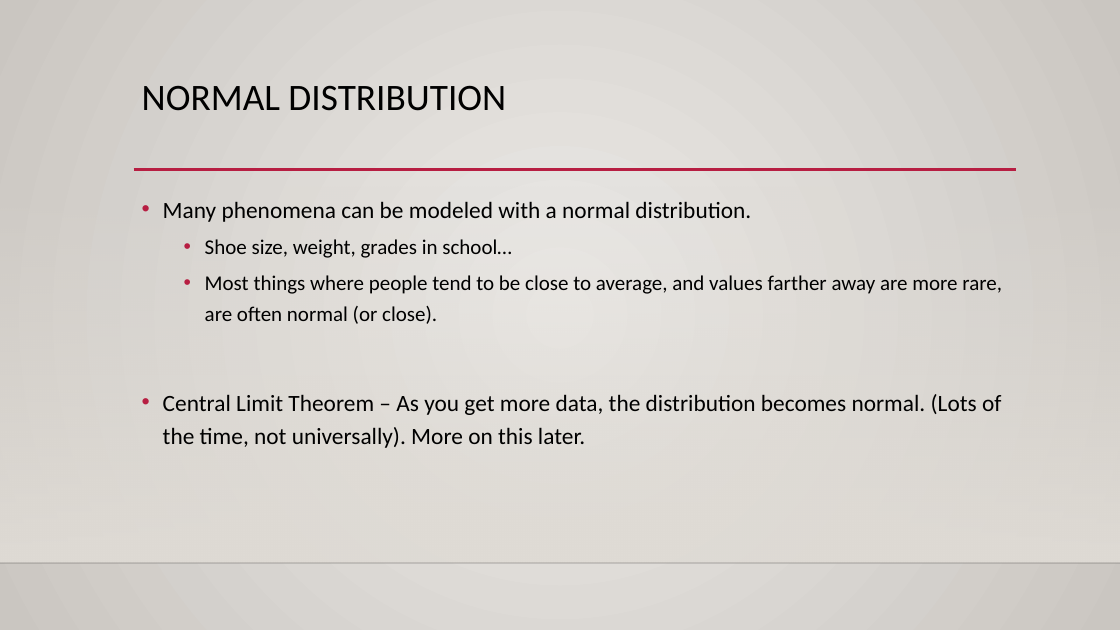
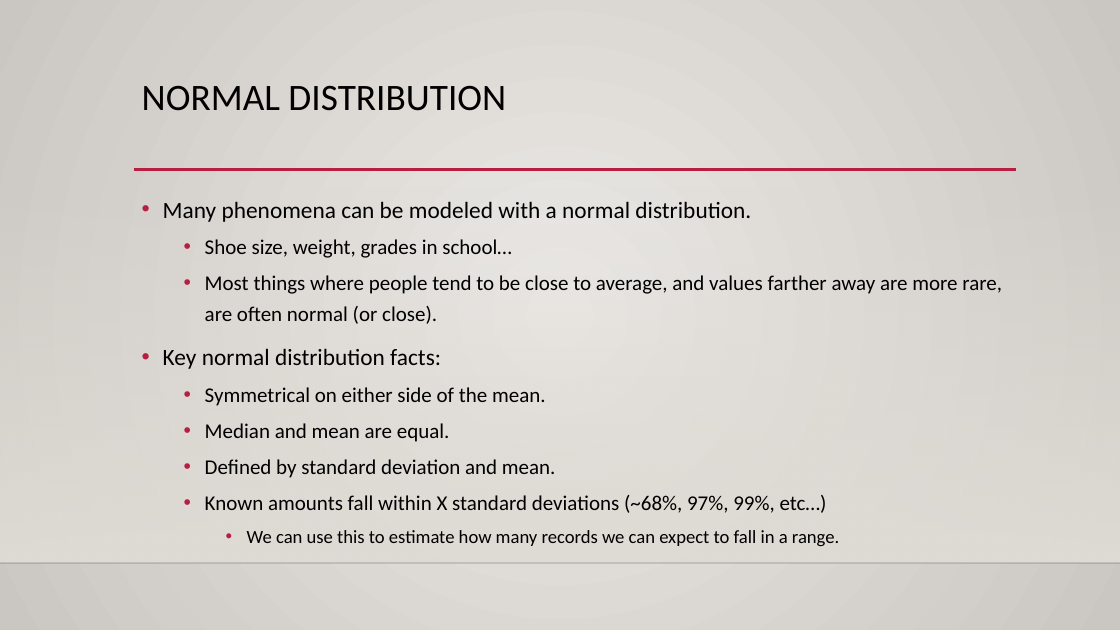
Before and after one commit to AkeemSemper/Basic_Stats_in_Python_Student_Workbooks, a slide deck: slide 6 of reference_material/slides/008_Analytical_Distributions.pptx. Drawn at 1120x630 pixels with LibreOffice and Linux fonts; fonts in the diff are those of the drawing; background and template pictures are left out. Boxes give left, top, right and bottom in pixels: in the first picture for what was removed or moved away, otherwise in the second. Text is boxed around its words. In the diff, an @@ line names an element or a change of style, - is before the commit and + after.

```diff
--- a/reference_material/slides/008_Analytical_Distributions.pptx
+++ b/reference_material/slides/008_Analytical_Distributions.pptx
@@ text at (x1=163, y1=348, x2=839, y2=546): text changed; size 20 to 18 pt @@
-• Central Limit Theorem – As you get more data, the distribution becomes normal. (Lots of the time, not universally). More on this later.
+• Key normal distribution facts:
+  • Symmetrical on either side of the mean.
+  • Median and mean are equal.
+  • Defined by standard deviation and mean.
+  • Known amounts fall within X standard deviations (~68%, 97%, 99%, etc…)
+    • We can use this to estimate how many records we can expect to fall in a range.
```
Also in this commit, not shown: 6 other slides changed, 1 slide added, 33 other files.
